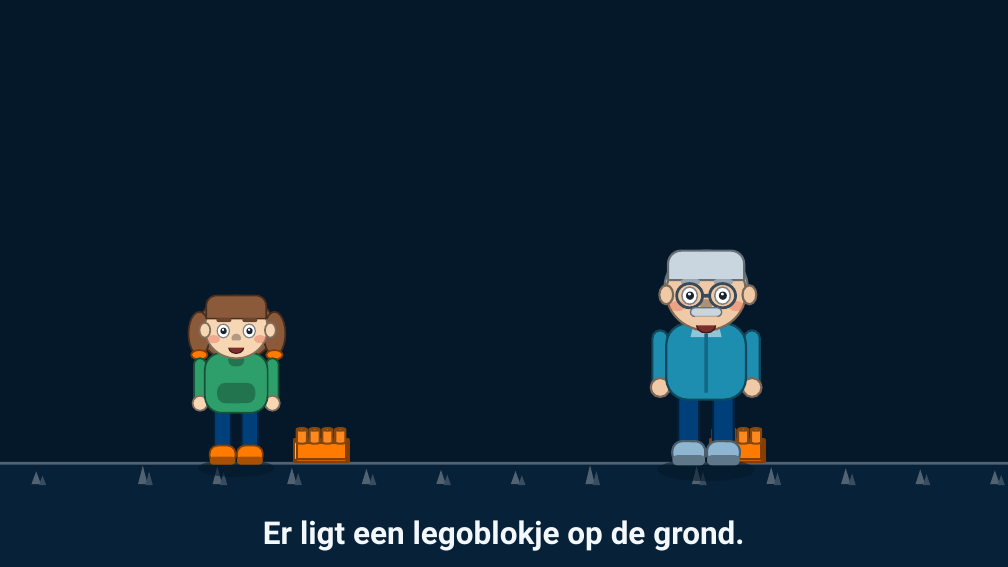
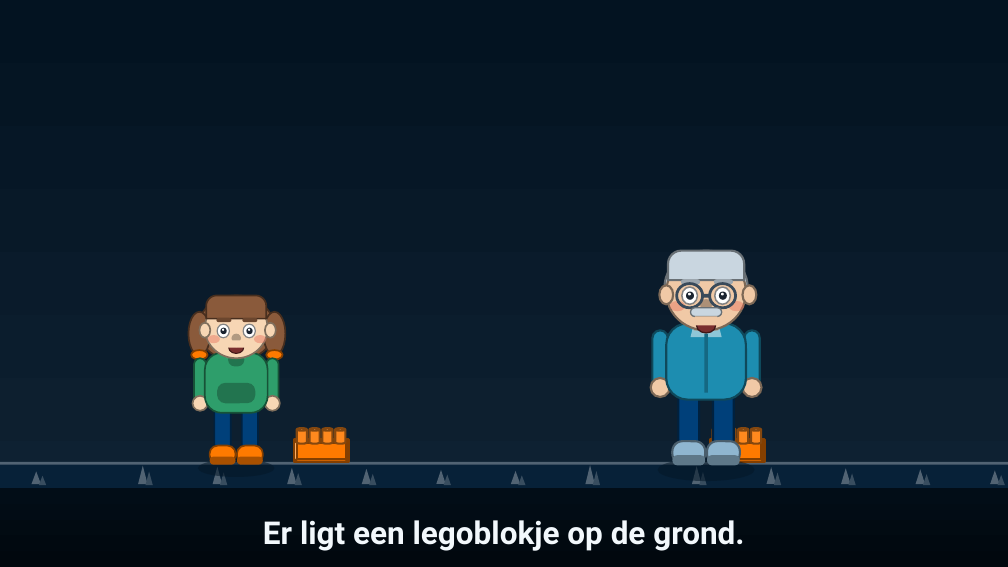
Before and after one commit to Dellfs/paradise-project, a slide deck: slide 9 of PARADISE_presentatie/PARADISE_animatie.pptx (slide 3 before the commit). Drawn at 1008x567 pixels with LibreOffice and Linux fonts; fonts in the diff are those of the drawing. Boxes give left, top, right and bottom in pixels: in the first picture for what was removed or moved away, otherwise in the second. Text is boxed around its words. In the diff, an @@ line names an element or a change of style, - is before the commit and + after.

```diff
--- a/PARADISE_presentatie/PARADISE_animatie.pptx
+++ b/PARADISE_presentatie/PARADISE_animatie.pptx
@@ rectangle at box(0, 0, 1008, 567): fill #04182A to gradient #031321 to #102334 @@
@@ rectangle added at box(0, 488, 1008, 567), fill gradient #020D17 to #01080E @@
```
Also in this commit, not shown: 20 other slides changed, 59 slides added, 1 slide removed, 1 other file.
